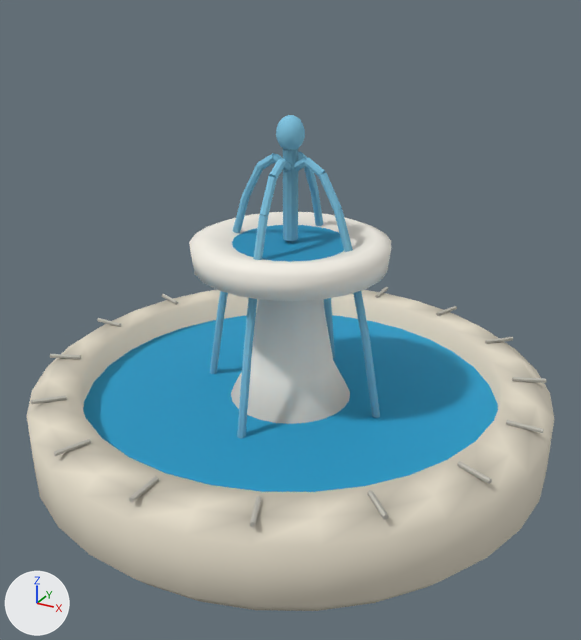
An edit to the glTF model public/assets/models/fountain.glb, drawn before and after from the same camera.
One viewpoint serves both versions: a camera (50 mm lens) standing at (1.21, -2.2, 1.98) and looking at (0.04, -0.07, 0.91). Every picture has the same lights, and +X, +Y and +Z are marked at lower left. The picture after the commit comes second. Where no turn or scale is listed for an object, it has been applied to the vertices. Vertices at exactly the same position are counted once.

Objects in the first picture: 'basin segment seam', 'fountain stem', 'pool', 'stone basin', 'water jet'.
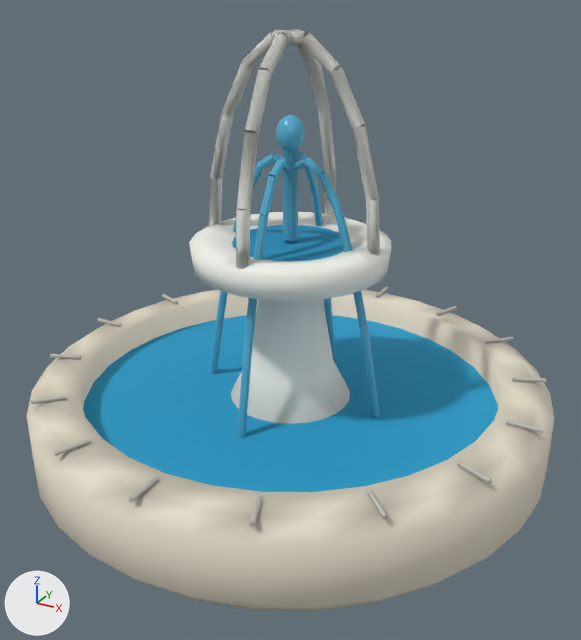
Where the change shows, as pixel boxes (x1, y1, x2, y2) in the pictures (581 x 640 px):
'fountain stem', reshaped (86% taller)
    before: (189, 212, 391, 424)
    after: (189, 29, 391, 424)
'water jet', surface changed
    both: (210, 115, 380, 438)
part 1 of me_fountain_stem, added
    after: (272, 30, 309, 46)
part 2 of me_fountain_stem, added
    after: (209, 29, 380, 269)
part 3 of me_fountain_stem, recoloured
    both: (205, 212, 390, 272)

The change, as a list of edits to the scene's bpy script:
```text
Change mat_eco_glass:
    where n2 = _N.new('ShaderNodeMix'); n2.name = 'Mix'
    n2.inputs[7].default_value: (0.209, 0.565, 0.776, 1.0) -> (0.0908, 0.468, 0.708, 1.0)  # 'B', cyan #7ec6e4 -> 'B', cyan #55b6db
Change me_fountain_stem:
    used by ob_fountain_stem; location = (0.0, 0.0, 0.0)
    remove me_fountain_stem.from_pydata(...)  # 192 vertices, 336 faces; spans x -0.33..0.33, y -0.33..0.33, z 0.58..1.18
    add me_fountain_stem.from_pydata(...)  # 762 vertices, 1344 faces; spans x -0.33..0.33, y -0.33..0.33, z 0.58..1.81
    me_fountain_stem part 1: a new loose piece, an 8-sided cylinder along x spanning x -0.052..0.052, y -0.021..0.021, z 1.768..1.81, in mat_eco_white
    me_fountain_stem part 2: 538 vertices added at x -0.321..0.321, y -0.321..0.321, z 1.098..1.81
    me_fountain_stem part 3: 39 kept faces spanning x -0.33..0.33, y -0.33..0.33, z 1.13..1.18 get new vertex colours
    other edits to the shape of me_fountain_stem do not show in these pictures
```
